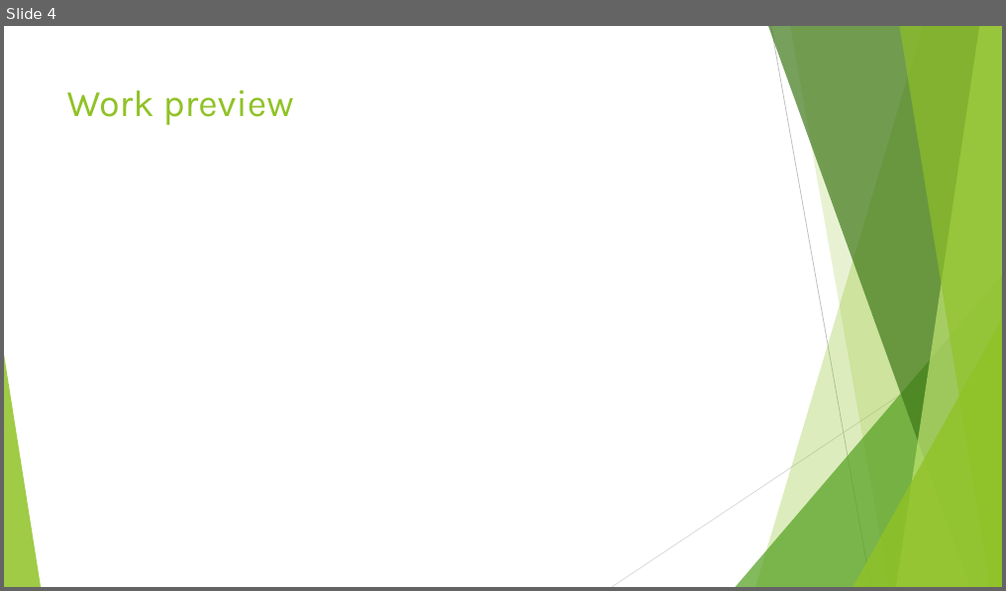
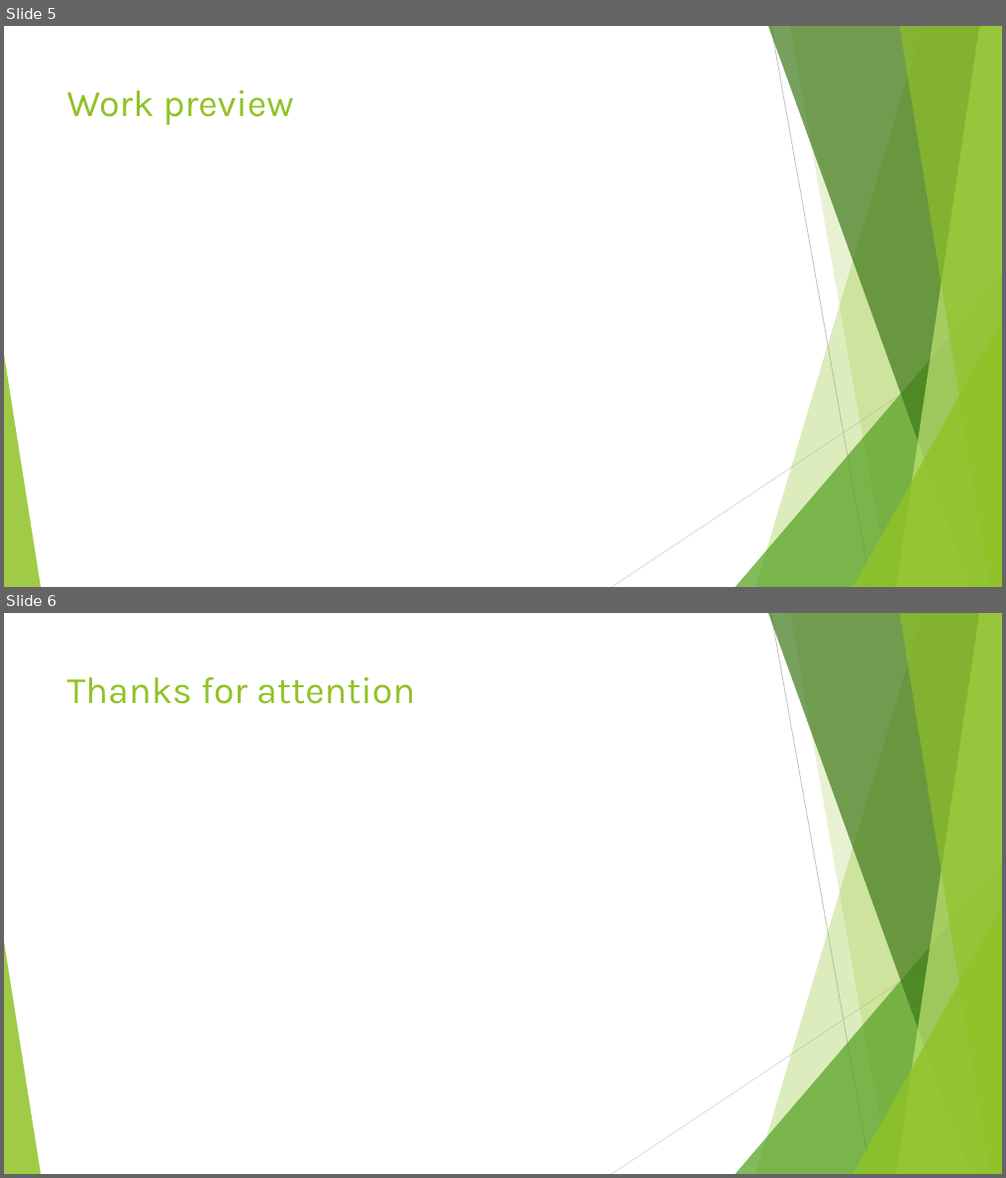
Before and after one commit to jeffbebe/Plantie, a slide deck: text/it/Plantie™.pptx. Shown one above the other, each under a label of ours: slide 4 before the commit, slides 5 and 6 after it. The pictures are 1006x591 and 1006x1178 pixels, drawn with LibreOffice and Linux fonts; fonts in the diff are those of the drawing. Boxes give left, top, right and bottom in pixels: in the first picture for what was removed or moved away, otherwise in the second. Text is boxed around its words. In the diff, an @@ line names an element or a change of style, - is before the commit and + after.

```diff
--- a/text/it/Plantie™.pptx
+++ b/text/it/Plantie™.pptx
@@ slide 6 added at bbox=[4, 613, 1002, 1174], background #FFFFFF; not listed: 10 template elements that a slide beside it also shows @@
@@ title added at bbox=[67, 677, 415, 704], 36 pt, text #90C226 @@
+Thanks for attention
@@ what was slide 4 is now slide 5 @@
```
Also in this commit, not shown: 1 other slide added, 1 other file.
